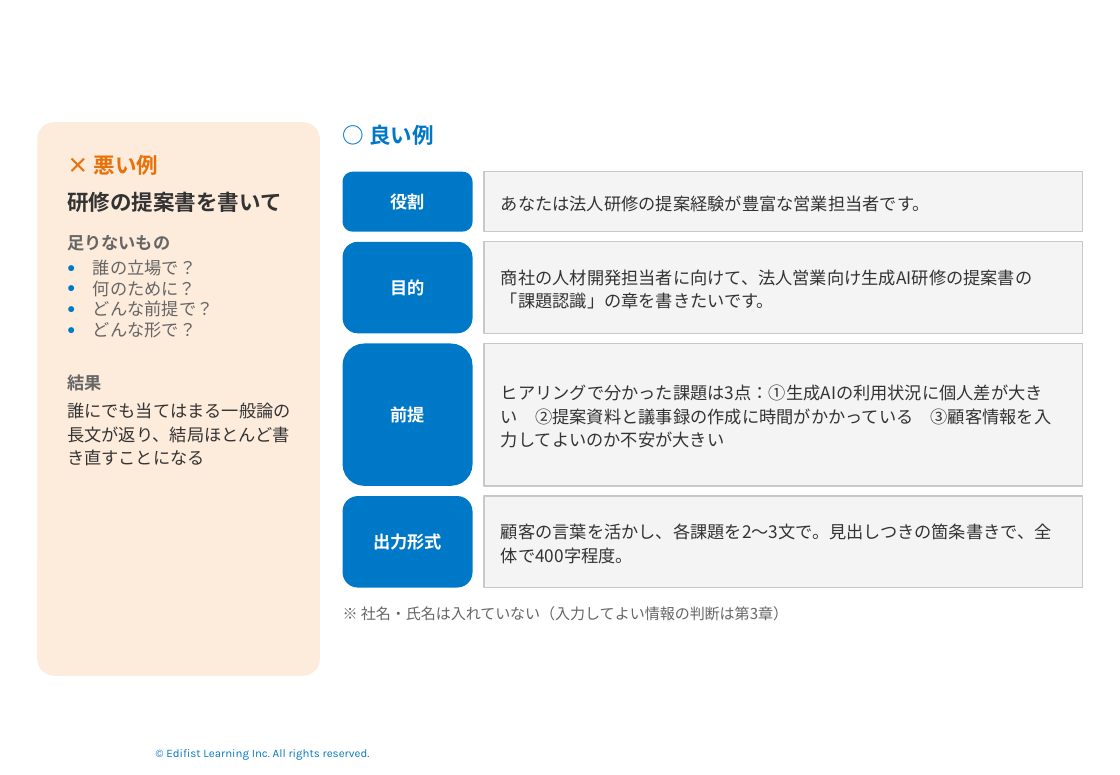
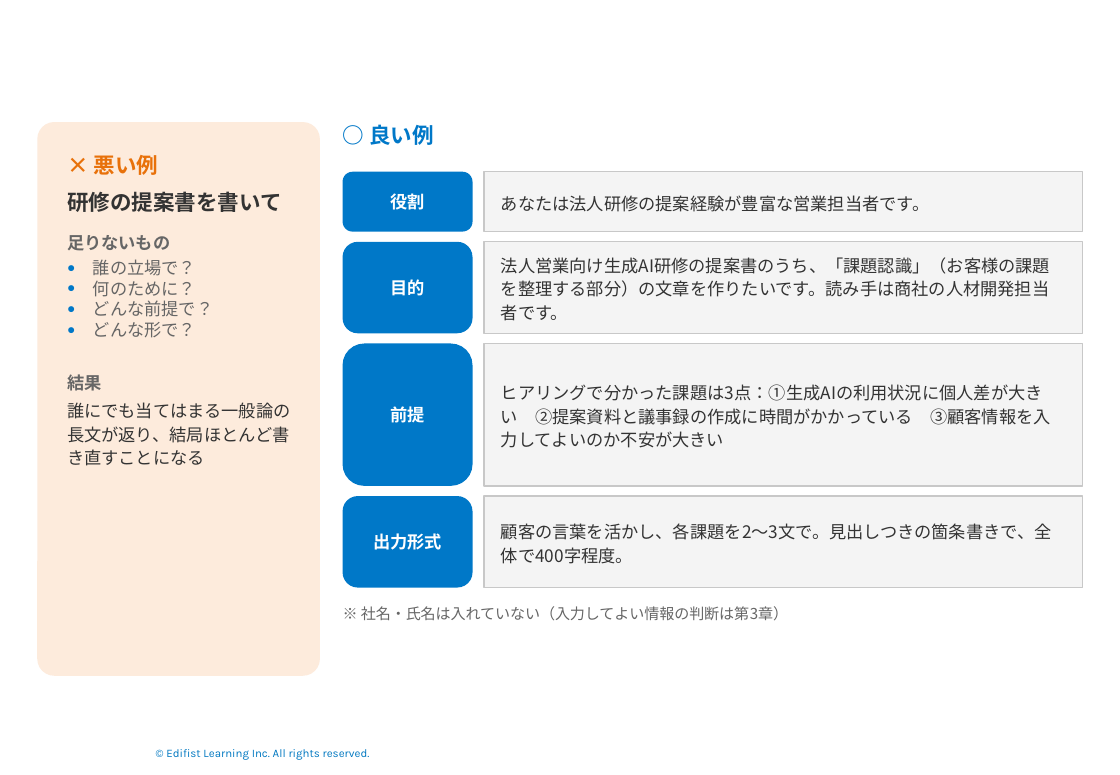
Before and after one commit to Takahashi-eiji-0708/work2026, a slide deck: slide 19 of slides/ソリューション営業のための生成AIセキュア活用実践.pptx. Drawn at 1120x775 pixels with LibreOffice and Linux fonts; fonts in the diff are those of the drawing; background and template pictures are left out. Boxes give left, top, right and bottom in pixels: in the first picture for what was removed or moved away, otherwise in the second. Text is boxed around its words. In the diff, an @@ line names an element or a change of style, - is before the commit and + after.

```diff
--- a/slides/ソリューション営業のための生成AIセキュア活用実践.pptx
+++ b/slides/ソリューション営業のための生成AIセキュア活用実践.pptx
@@ text in rectangle at (501, 257, 1050, 321): text changed @@
-商社の人材開発担当者に向けて、法人営業向け生成AI研修の提案書の「課題認識」の章を書きたいです。
+法人営業向け生成AI研修の提案書のうち、「課題認識」（お客様の課題を整理する部分）の文章を作りたいです。読み手は商社の人材開発担当者です。
```
Also in this commit, not shown: 12 other files.
